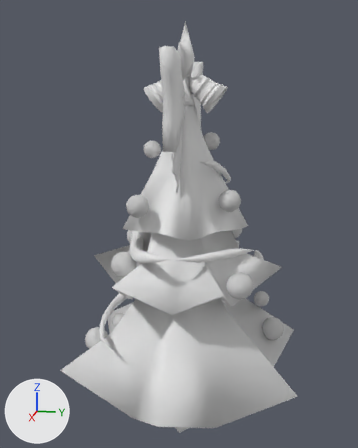
Renders of the FBX model CraftStoryClient/Assets/Resource/Scene/object_3d_206.fbx from each side of a commit.
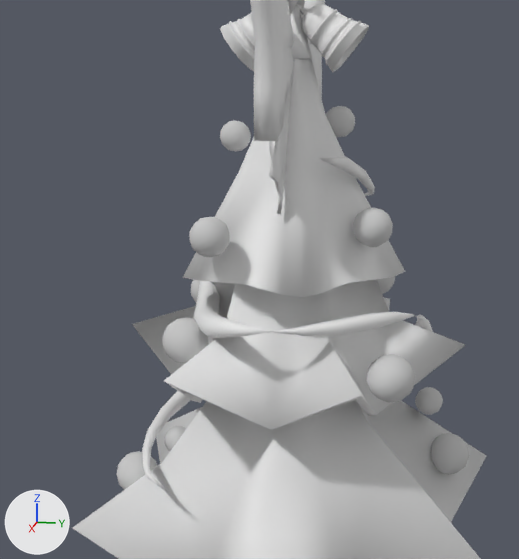
Old and new are each drawn whole from a 50 mm camera at (5.78, 1.06, 4.07) aimed at (-0.02, -0.1, 2.62) and again close up on the part from 5% to 87% of the width and 16% to 87% of the height. The axes (+X, +Y, +Z) are drawn at lower left. The lights are the same throughout. Where no turn or scale is listed for an object, it has been applied to the vertices.

The first close-up shows 'Line007', 'Line007.001', 'Line007.005', 'ベジエカーブ'.
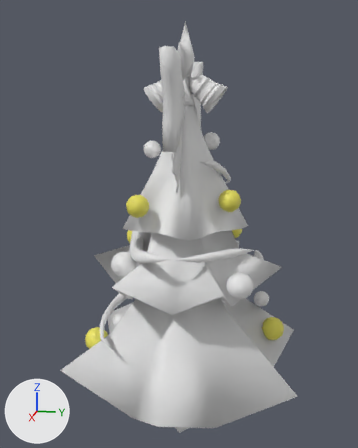
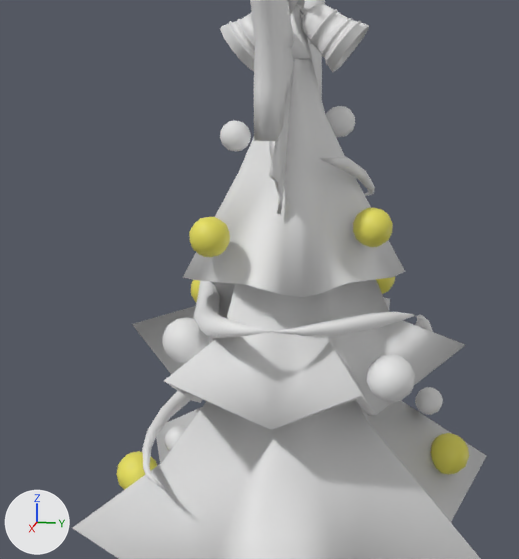
Patch to the scene script:
```diff
--- a/CraftStoryClient/Assets/Resource/Scene/object_3d_206.fbx.py
+++ b/CraftStoryClient/Assets/Resource/Scene/object_3d_206.fbx.py
@@ mat_マテリアル_003 @@
+mat_マテリアル_003 = principled_material('マテリアル.003')
+mat_マテリアル_003.base_color = (0.8, 0.74, 0.104)  # yellow #e7df5b
@@ mat_マテリアル_002 @@
+mat_マテリアル_002 = principled_material('マテリアル.002')
+mat_マテリアル_002.base_color = (0.8, 0.8, 0.8)  # white #e7e7e7
@@ me_line007_008 @@
 me_line007_008.from_pydata(...)  # 400 vertices, 768 faces; spans x -0.61..0.65, y -0.94..1.02, z 1.25..3.72
-me_line007_008.materials.append(mat_material__26_001)  # light grey #cacaca
+me_line007_008.materials.append(mat_マテリアル_002)  # white #e7e7e7
@@ me_line007_009 @@
 me_line007_009.from_pydata(...)  # 397 vertices, 768 faces; spans x -0.83..0.8, y -1.3..1.24, z 0.93..3.11
-me_line007_009.materials.append(mat_material__26_001)  # light grey #cacaca
+me_line007_009.materials.append(mat_マテリアル_003)  # yellow #e7df5b
```

What differs and where, as boxes [x1, y1, x2, y2] in the close-ups (519 x 559 px):
'Line007.001', recoloured (grey to white): [162, 106, 443, 451] in both
'Line007.005', recoloured (grey to yellow): [116, 207, 469, 490] in both
